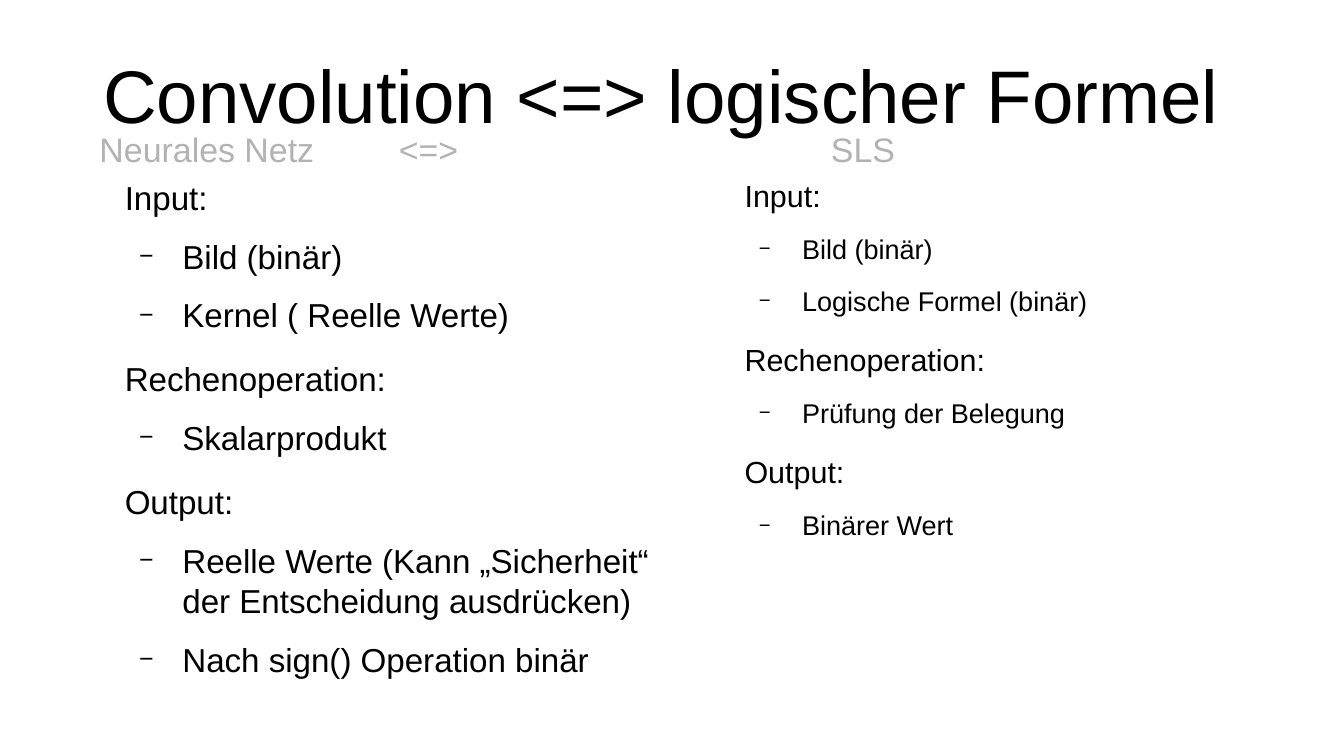
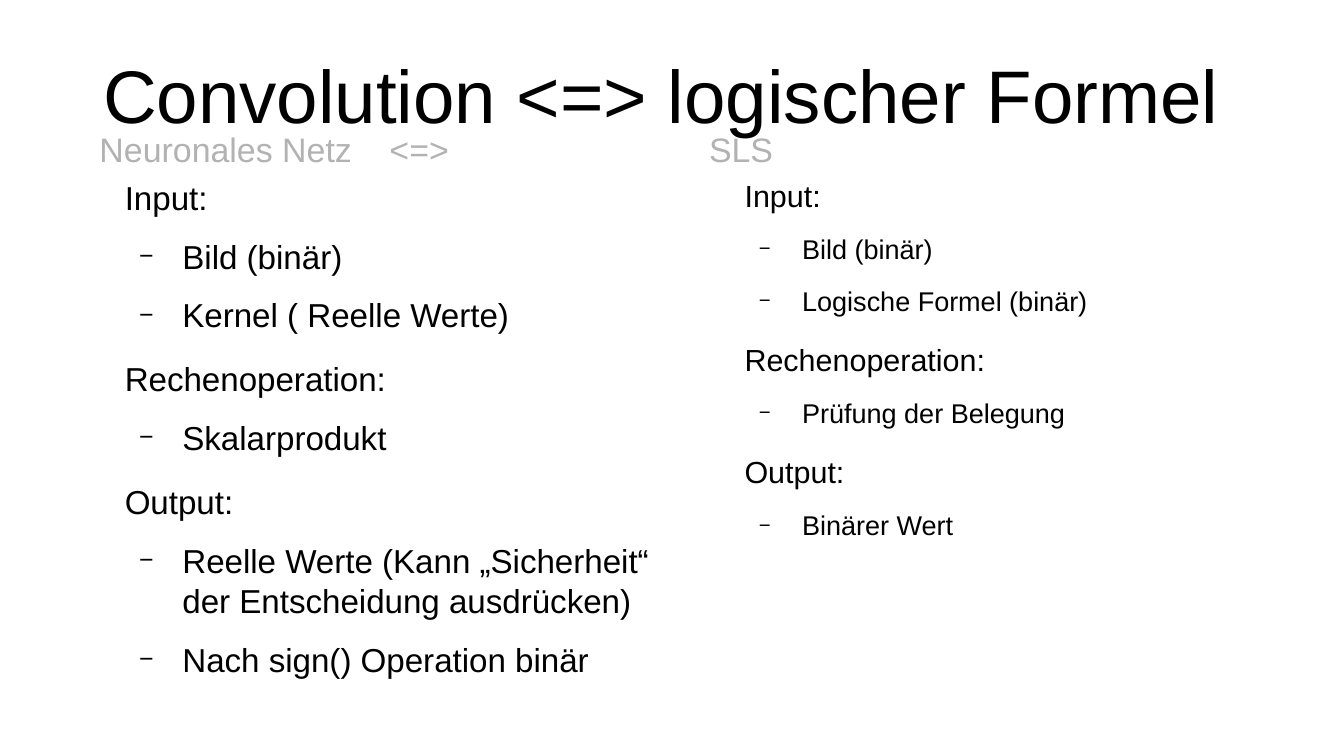
Before and after one commit to wwjbrugger/DCDL_smaller, a slide deck: slide 6 of Zwischenergebnisse/Zwischenergebnisse.odp. Drawn at 1344x756 pixels with LibreOffice and Linux fonts; fonts in the diff are those of the drawing. Boxes give left, top, right and bottom in pixels: in the first picture for what was removed or moved away, otherwise in the second. Text is boxed around its words. In the diff, an @@ line names an element or a change of style, - is before the commit and + after.

```diff
--- a/Zwischenergebnisse/Zwischenergebnisse.odp
+++ b/Zwischenergebnisse/Zwischenergebnisse.odp
@@ text at [99,135,773,162]: text changed @@
-Neurales Netz <=> SLS
+Neuronales Netz <=> SLS
```
Also in this commit, not shown: 18 other slides changed, 2 slides added, 3 other files.
